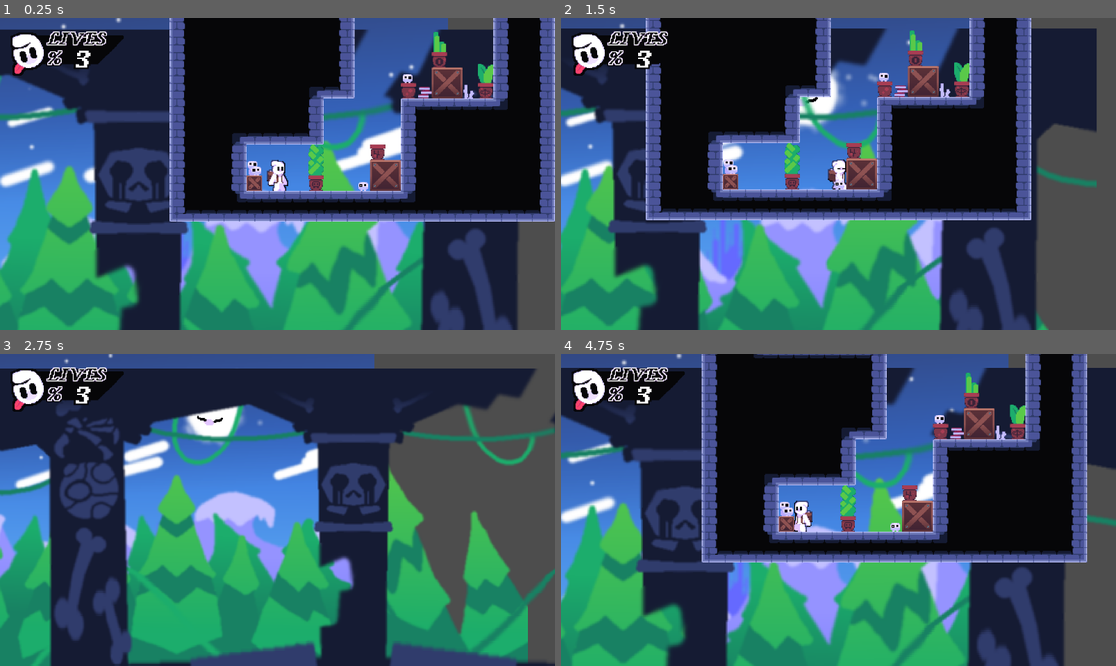
Above: before the commit, frames 1-4 (two rows, left to right).
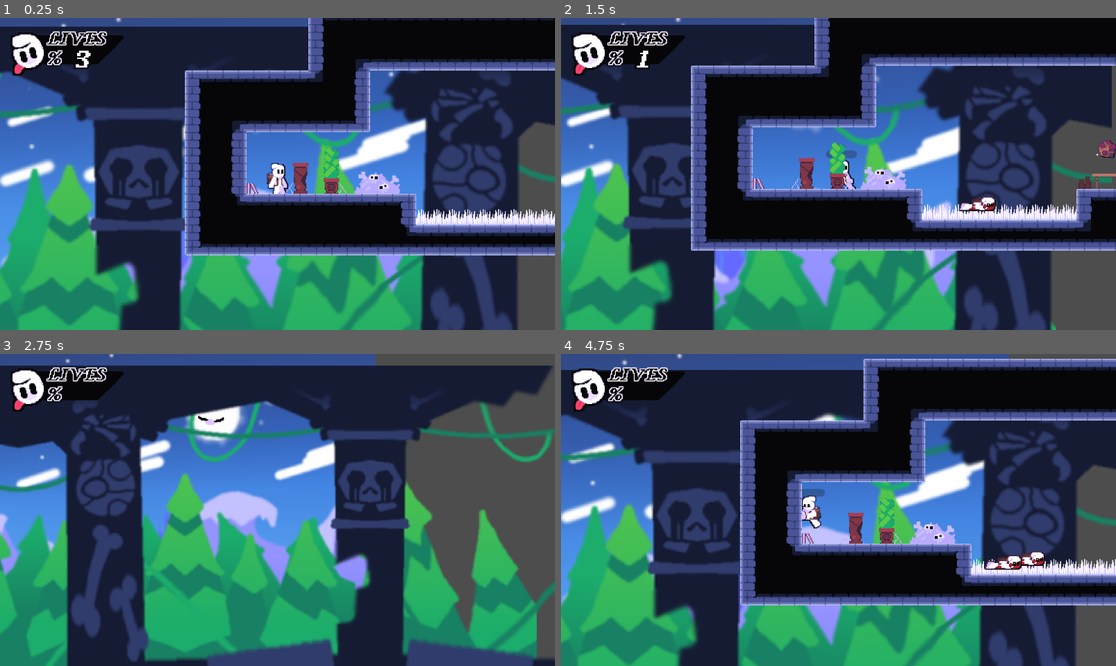
Above: after the commit, the same moments.

Repository: INV-matt/GMTK-game-jam
Game: Godot game, scene res://Main/main.tscn
Two runs of this game, one before a commit and one after it. Both use one fixed random seed, a clock stepped at 60 frames per second and the inputs below.
Inputs:
- Up to frame 1 (0.25 s): no input
- Up to frame 2 (1.5 s): hold D (pl_right) from 0.53 s (still down); tap Z (pl_attack) at 0.6 s; tap Space (pl_jump) at 0.77 s; tap E (pl_dash) at 1.35 s
- Up to frame 3 (2.75 s): tap Space (pl_jump) at 1.52 s; release D (pl_right) at 2.03 s; hold A (pl_left) from 2.03 s (still down); tap Tab (pl_scout) at 2.1 s
- Up to frame 4 (4.75 s): release A (pl_left) at 2.78 s; hold D (pl_right) 2.78-4.28 s; tap Z (pl_attack) at 2.85 s; tap Space (pl_jump) at 3.02, 3.77, 4.52 s; hold E (pl_dash) 3.53-4.28 s; hold A (pl_left) from 4.28 s (still down); tap Tab (pl_scout) at 4.35 s

The runs differ from the first frame. In frame 1, 44% of the frame differs, in the area x 0-100%, y 0-99%; in frame 2, 62%, in the area x 0-100%, y 0-100%; in frame 3, 31%; in frame 4, 59%.

Commit message:
Added body sprite and fixed issue when removing bodies

Diff:
--- a/Main/BodyManager.gd
+++ b/Main/BodyManager.gd
@@ -14,10 +14,12 @@
   playerhealth.healAll()
   player.global_position = respawnPosition
 
+var _bodyTexture = preload("res://Main/Blank-CorpseSheet.png")
+
 func _onPlayerDeath():
   var pos = player.global_position
 
-  if pos == Vector2.ZERO:
+  if Vector2.ZERO.distance_squared_to(pos) < 100:
     return
 
   _respawnPlayer()
@@ -32,13 +34,17 @@
       shape.shape.radius = i.shape.radius
       shape.shape.height = i.shape.height
 
-  sprite.texture = PlaceholderTexture2D.new()
+  sprite.texture = _bodyTexture
   sprite.texture.set("size", Vector2(shape.shape.radius * 2, shape.shape.height))
+  sprite.rotation_degrees = -90
+  sprite.position.x = -10
+
   body.add_child(shape)
   body.add_child(sprite)
   body.global_position = pos
+  body.global_position.y += 10
   body.rotation_degrees = 90
-
+  body.add_to_group("bodies")
 
   get_tree().get_root().add_child(body)
 
--- a/Main/LevelManager.gd
+++ b/Main/LevelManager.gd
@@ -27,6 +27,11 @@
   for k in addTo.get_children() :
     addTo.remove_child(k)
 
+  var root = get_tree().get_root()
+  for i in root.get_children() :
+    if i is StaticBody2D and "bodies" in i.get_groups() :
+      root.remove_child(i)
+
   addTo.add_child(lvl)
 
 func _ready() -> void:
--- a/Main/main.tscn
+++ b/Main/main.tscn
@@ -102,3 +102,4 @@
 unique_name_in_owner = true
 
 [node name="LevelManager" parent="." instance=ExtResource("12_f3gf5")]
+startingLevel = 1
--- a/project.godot
+++ b/project.godot
@@ -30,6 +30,7 @@
 power=""
 cookie=""
 levelcontainer=""
+bodies=""
 
 [input]
 
Binary file added: Main/Blank-CorpseSheet.png
Not shown, added: Main/Blank-CorpseSheet.png.import
